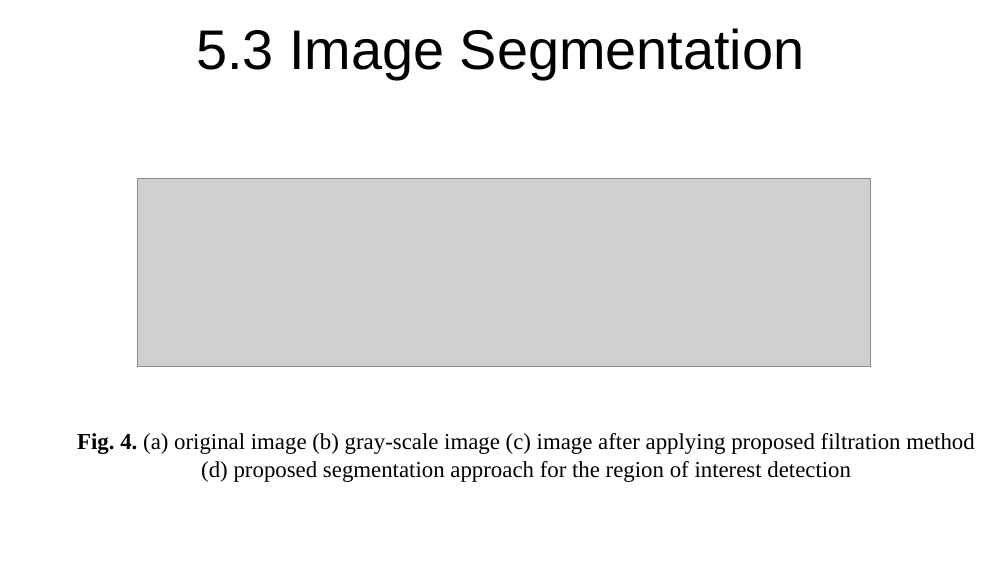
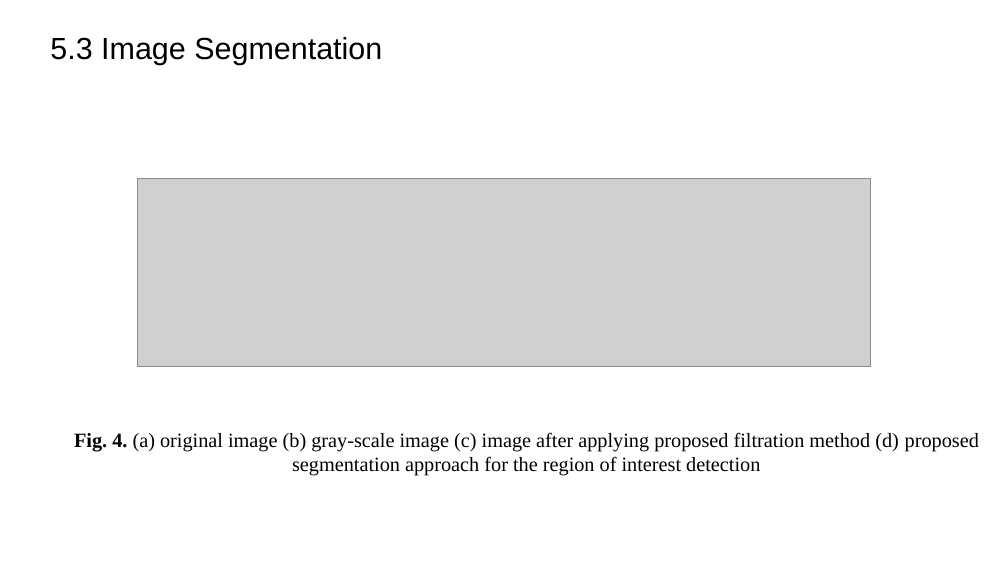
Before and after one commit to tirtharajsinha/Autoencoder_for_image_compression, a slide deck: slide 12 of 30_04_22_1840.pptx (slide 11 before the commit). Drawn at 1008x567 pixels with LibreOffice and Linux fonts; fonts in the diff are those of the drawing; grey boxes stand for pictures. Boxes give left, top, right and bottom in pixels: in the first picture for what was removed or moved away, otherwise in the second. Text is boxed around its words. In the diff, an @@ line names an element or a change of style, - is before the commit and + after.

```diff
--- a/30_04_22_1840.pptx
+++ b/30_04_22_1840.pptx
@@ title "5.3 Image Segmentation" at (50, 37, 382, 65): size 44 to 24 pt; alignment centre to left @@
@@ text "Fig. 4. (a) original image ..." at (74, 432, 979, 475): size 18 to 16 pt @@
```
Also in this commit, not shown: 12 other slides changed, 3 slides added, 1 slide removed, 1 other file.
